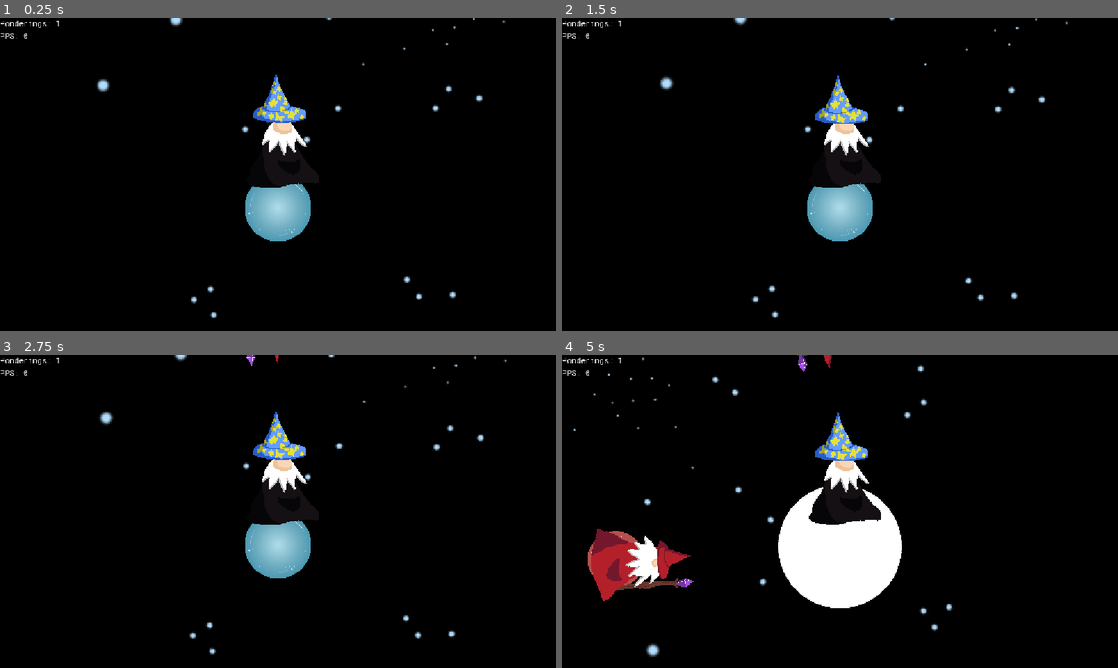
Above: before the commit, frames 1-4 (two rows, left to right).
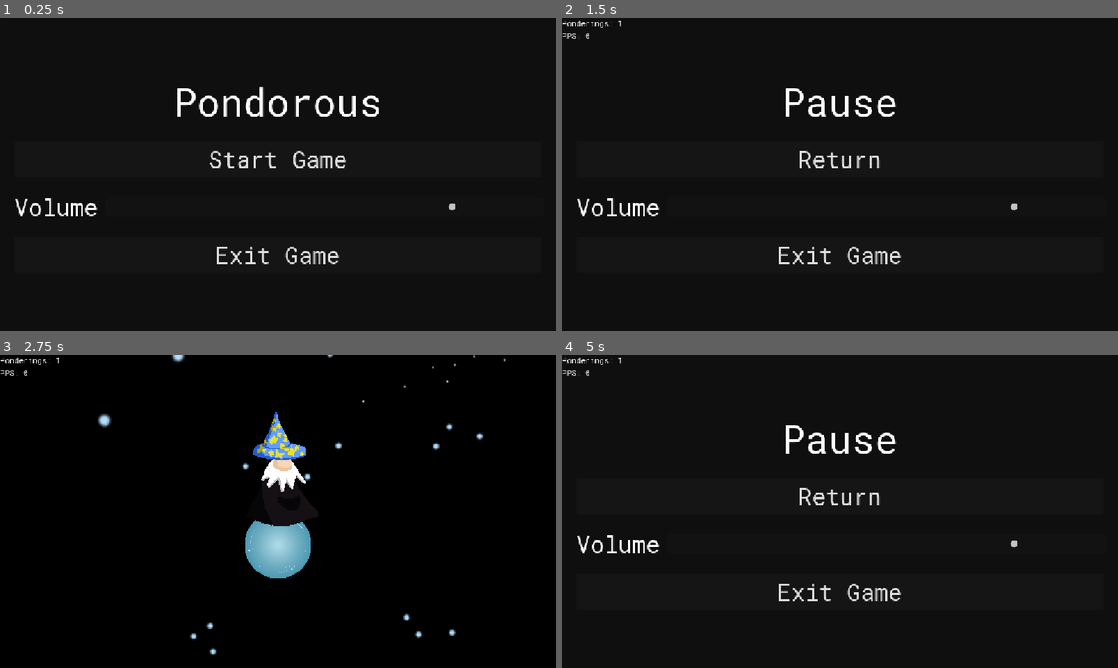
Above: after the commit, the same moments.

Repository: dragonsploder/rollfate
Game: Godot game, scene res://scenes/start_menu.tscn
Two runs of this game, one before a commit and one after it. Both use one fixed random seed, a clock stepped at 60 frames per second and the inputs below. Before the commit the project starts from res://scenes/main.tscn.
Inputs (mouse positions are in pixels of both pictures, inside the frame that each line leads up to):
- Up to frame 1 (0.25 s): no input
- Up to frame 2 (1.5 s): click (840, 158) at 0.5 s, where only the run after the commit has a clickable "Start Game"; hold X (b) from 1.28 s (still down); tap Z (a) at 1.35 s
- Up to frame 3 (2.75 s): release X (b) at 2 s; click (278, 495) at 2 s, where only the run after the commit has a clickable "Return"
- Up to frame 4 (5 s): tap X (b) at 2.85 s; tap Left (l) at 3.05 s; hold Left (l) 3.53-4.28 s; tap Right (r) at 3.8, 4.35 s; tap Z (a) at 4.55 s

The runs differ from the first frame. In frame 1, 5.5% of the frame differs, in the area x 0-91%, y 0-96%; in frame 2, 4.7%; in frame 3, 0.6%; in frame 4, 11%, in the area x 2-82%, y 0-97%.

Commit message:
dear god help us

Diff:
--- a/assets/textures/PonderRing.svg
+++ b/assets/textures/PonderRing.svg
@@ -11,9 +11,11 @@
    xmlns="http://www.w3.org/2000/svg"
    xmlns:svg="http://www.w3.org/2000/svg"><defs
      id="defs1" /><g
-     id="layer6"><circle
-       style="fill:#ffffff;fill-opacity:1;stroke:#ffffff;stroke-width:4.99999;stroke-dasharray:none;stroke-opacity:1"
+     id="layer6"
+     style="display:inline"
+     transform="translate(1.6689301e-6,-135.46666)"><circle
+       style="display:inline;fill:none;fill-opacity:1;stroke:#ffffff;stroke-width:5.29166;stroke-dasharray:none;stroke-opacity:1"
        id="path3"
-       cx="67.733337"
-       cy="67.733337"
-       r="65.233337" /></g></svg>
+       cx="67.73333"
+       cy="203.2"
+       r="65.087502" /></g></svg>
--- a/project.godot
+++ b/project.godot
@@ -11,7 +11,7 @@
 [application]
 
 config/name="rollfate"
-run/main_scene="uid://cdxr6xt3qgajk"
+run/main_scene="uid://caxrunfh72466"
 config/features=PackedStringArray("4.7", "GL Compatibility")
 config/icon="res://icon.svg"
 
--- a/scenes/main.tscn
+++ b/scenes/main.tscn
@@ -8,6 +8,7 @@
 [ext_resource type="PackedScene" uid="uid://djwf4ifuh6r4m" path="res://scenes/sky_small.tscn" id="4_tefeu"]
 [ext_resource type="PackedScene" uid="uid://d2ww3ggvauiy8" path="res://scenes/sky_medium.tscn" id="5_tipki"]
 [ext_resource type="PackedScene" uid="uid://domu45u2qim14" path="res://scenes/sky_large.tscn" id="6_85g3d"]
+[ext_resource type="PackedScene" uid="uid://dgx0qyswusuuc" path="res://scenes/pause_menu.tscn" id="9_85g3d"]
 
 [sub_resource type="GDScript" id="GDScript_tipki"]
 script/source = "extends ColorRect
@@ -139,5 +140,10 @@
 color = Color(0, 0, 0, 1)
 script = SubResource("GDScript_tipki")
 
+[node name="PauseMenu" type="CanvasLayer" parent="." unique_id=1365303724]
+visible = false
+
+[node name="Control" parent="PauseMenu" unique_id=262659646 instance=ExtResource("9_85g3d")]
+
 [connection signal="timeout" from="addponders" to="." method="_on_addponders_timeout"]
 [connection signal="timeout" from="spawnarch" to="." method="_on_spawnarch_timeout"]
--- /dev/null
+++ b/scenes/pause_menu.tscn
@@ -0,0 +1,91 @@
+[gd_scene format=3 uid="uid://dgx0qyswusuuc"]
+
+[ext_resource type="Theme" uid="uid://bmmu75emuagmh" path="res://materials/main_theme.tres" id="1_kukqi"]
+[ext_resource type="Script" uid="uid://darx2x7vjp68j" path="res://scripts/start_menu.gd" id="2_5d2l8"]
+[ext_resource type="PackedScene" uid="uid://cdxr6xt3qgajk" path="res://scenes/main.tscn" id="3_7l7mv"]
+
+[node name="Control" type="Control" unique_id=262659646]
+process_mode = 3
+layout_mode = 3
+anchors_preset = 15
+anchor_right = 1.0
+anchor_bottom = 1.0
+grow_horizontal = 2
+grow_vertical = 2
+theme = ExtResource("1_kukqi")
+script = ExtResource("2_5d2l8")
+main = ExtResource("3_7l7mv")
+
+[node name="ColorRect" type="ColorRect" parent="." unique_id=1167874164]
+layout_mode = 1
+anchors_preset = 15
+anchor_right = 1.0
+anchor_bottom = 1.0
+grow_horizontal = 2
+grow_vertical = 2
+color = Color(0, 0, 0, 1)
+
+[node name="PanelContainer" type="PanelContainer" parent="." unique_id=2093700461]
+layout_mode = 1
+anchors_preset = 15
+anchor_right = 1.0
+anchor_bottom = 1.0
+grow_horizontal = 2
+grow_vertical = 2
+
+[node name="MarginContainer" type="MarginContainer" parent="PanelContainer" unique_id=2028023592]
+layout_mode = 2
+
+[node name="VBoxContainer" type="VBoxContainer" parent="PanelContainer/MarginContainer" unique_id=50159291]
+layout_mode = 2
+alignment = 1
+
+[node name="Title" type="RichTextLabel" parent="PanelContainer/MarginContainer/VBoxContainer" unique_id=173002093]
+layout_mode = 2
+theme_override_font_sizes/normal_font_size = 80
+text = "Pause"
+fit_content = true
+horizontal_alignment = 1
+
+[node name="Return" type="Button" parent="PanelContainer/MarginContainer/VBoxContainer" unique_id=111417285]
+layout_mode = 2
+theme_override_font_sizes/font_size = 48
+text = "Return
+"
+
+[node name="HBoxContainer" type="HBoxContainer" parent="PanelContainer/MarginContainer/VBoxContainer" unique_id=2084665762]
+layout_mode = 2
+alignment = 1
+
+[node name="Volume" type="RichTextLabel" parent="PanelContainer/MarginContainer/VBoxContainer/HBoxContainer" unique_id=1345915392]
+layout_mode = 2
+theme_override_font_sizes/normal_font_size = 48
+text = "Volume"
+fit_content = true
+autowrap_mode = 0
+horizontal_alignment = 1
+
+[node name="VolumeSlider" type="HSlider" parent="PanelContainer/MarginContainer/VBoxContainer/HBoxContainer" unique_id=26098725]
+layout_mode = 2
+size_flags_horizontal = 3
+size_flags_vertical = 1
+max_value = 1.0
+step = 0.01
+
+[node name="Exit" type="Button" parent="PanelContainer/MarginContainer/VBoxContainer" unique_id=1537881823]
+layout_mode = 2
+theme_override_font_sizes/font_size = 48
+text = "Exit Game"
+
+[node name="ExitButton" type="Control" parent="." unique_id=2120355757]
+layout_mode = 1
+anchors_preset = 0
+offset_left = 25.0
+offset_top = 25.0
+offset_right = 75.0
+offset_bottom = 75.0
+
+[connection signal="pressed" from="PanelContainer/MarginContainer/VBoxContainer/Return" to="." method="_on_return_pressed"]
+[connection signal="drag_ended" from="PanelContainer/MarginContainer/VBoxContainer/HBoxContainer/VolumeSlider" to="." method="_on_volume_slider_drag_ended"]
+[connection signal="value_changed" from="PanelContainer/MarginContainer/VBoxContainer/HBoxContainer/VolumeSlider" to="." method="_on_volume_slider_value_changed"]
+[connection signal="pressed" from="PanelContainer/MarginContainer/VBoxContainer/Exit" to="." method="_on_exit_pressed"]
--- a/scenes/start_menu.tscn
+++ b/scenes/start_menu.tscn
@@ -2,8 +2,10 @@
 
 [ext_resource type="Theme" uid="uid://bmmu75emuagmh" path="res://materials/main_theme.tres" id="1_ouf4f"]
 [ext_resource type="Script" uid="uid://darx2x7vjp68j" path="res://scripts/start_menu.gd" id="2_thu50"]
+[ext_resource type="PackedScene" uid="uid://cdxr6xt3qgajk" path="res://scenes/main.tscn" id="3_m7x51"]
 
 [node name="Control" type="Control" unique_id=262659646]
+process_mode = 3
 layout_mode = 3
 anchors_preset = 15
 anchor_right = 1.0
@@ -12,6 +14,16 @@
 grow_vertical = 2
 theme = ExtResource("1_ouf4f")
 script = ExtResource("2_thu50")
+main = ExtResource("3_m7x51")
+
+[node name="ColorRect" type="ColorRect" parent="." unique_id=2037454458]
+layout_mode = 1
+anchors_preset = 15
+anchor_right = 1.0
+anchor_bottom = 1.0
+grow_horizontal = 2
+grow_vertical = 2
+color = Color(0, 0, 0, 1)
 
 [node name="PanelContainer" type="PanelContainer" parent="." unique_id=2093700461]
 layout_mode = 1
@@ -31,7 +43,7 @@
 [node name="Title" type="RichTextLabel" parent="PanelContainer/MarginContainer/VBoxContainer" unique_id=173002093]
 layout_mode = 2
 theme_override_font_sizes/normal_font_size = 80
-text = "Untitled Game"
+text = "Pondorous"
 fit_content = true
 horizontal_alignment = 1
 
--- a/scripts/main.gd
+++ b/scripts/main.gd
@@ -136,9 +136,13 @@
 			player.walk(-delta * rad_dist)
 		elif Input.is_action_pressed("r") and not is_pondering:
 			player.walk(delta * rad_dist)
-		elif Input.is_action_pressed("b") and is_pondering:
-			is_pondering = false
-			planet.stop_pondering()
+		elif Input.is_action_just_pressed("b"):
+			if (is_pondering):
+				is_pondering = false
+				planet.stop_pondering()
+			else:
+				get_tree().paused = true
+				$PauseMenu.show()
 
 		camera.position = player.position
 		camera.rotation = player.rotation
--- a/scripts/start_menu.gd
+++ b/scripts/start_menu.gd
@@ -1,8 +1,7 @@
 extends Control
 
 @export var start_volume : float = 0.8
-
-
+@export var main: PackedScene
 @onready var volume_slider: HSlider = $PanelContainer/MarginContainer/VBoxContainer/HBoxContainer/VolumeSlider
 
 
@@ -10,9 +9,8 @@
 	volume_slider.value = start_volume
 	_on_volume_slider_value_changed(start_volume)
 
-
 func _on_start_pressed() -> void:
-	pass # Replace with function body.
+	get_tree().change_scene_to_packed(main)
 
 func _on_volume_slider_value_changed(value: float) -> void:
 	AudioServer.set_bus_volume_linear(AudioServer.get_bus_index("Master"), value)
@@ -20,3 +18,8 @@
 
 func _on_exit_pressed() -> void:
 	get_tree().quit()
+
+
+func _on_return_pressed() -> void:
+	get_tree().paused = false
+	get_parent().hide()
